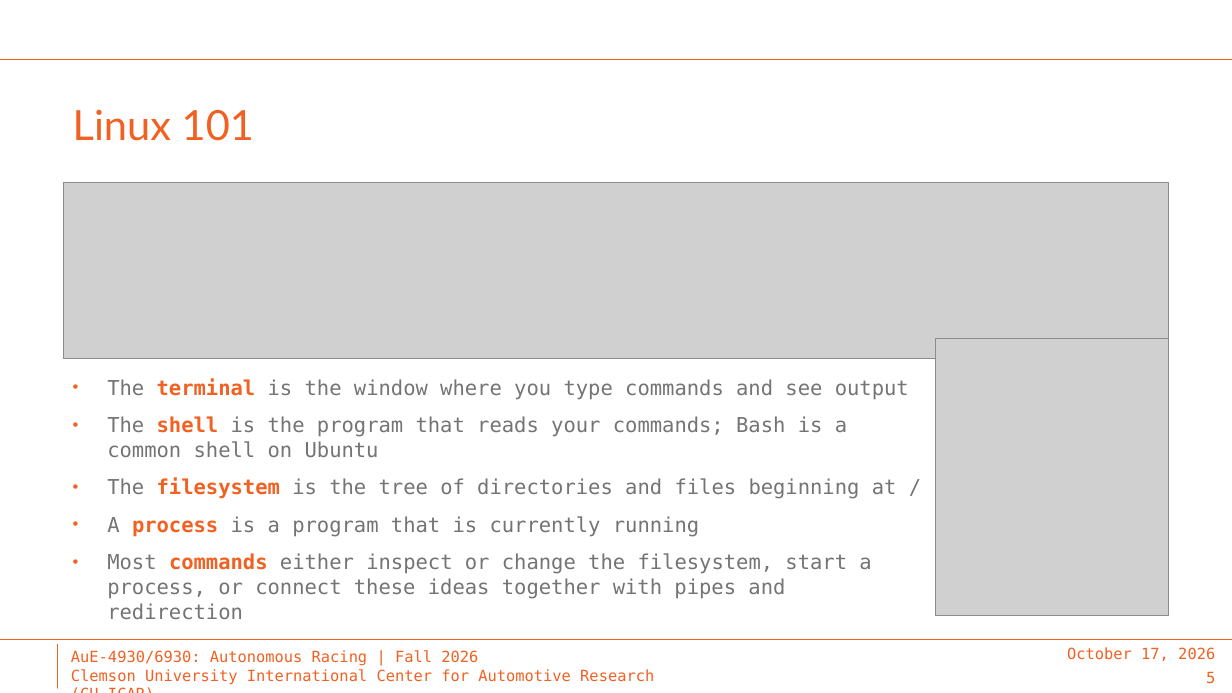
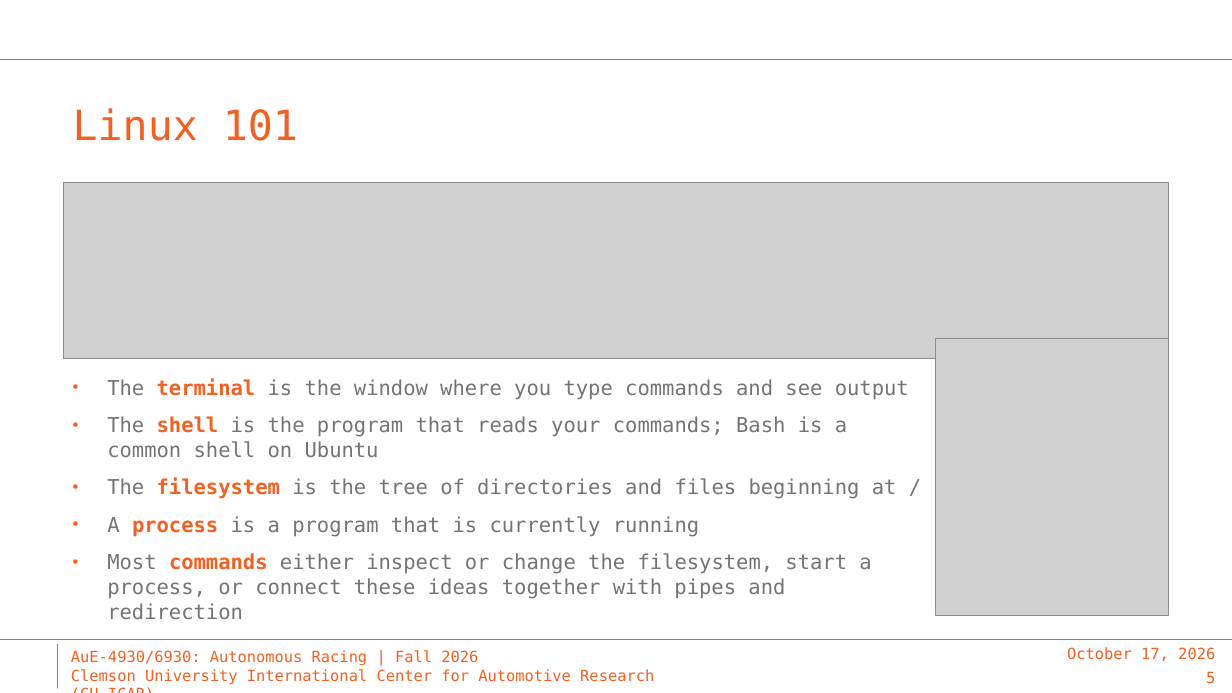
Before and after one commit to ARMLab-Courses/AuE-X930-Autonomous-Racing, a slide deck: slide 5 of LAB-01 Developer Onramp/Lab-01.pptx. Drawn at 1232x693 pixels with LibreOffice and Linux fonts; fonts in the diff are those of the drawing; grey boxes stand for pictures; background and template pictures are left out. Boxes give left, top, right and bottom in pixels: in the first picture for what was removed or moved away, otherwise in the second. Text is boxed around its words. In the diff, an @@ line names an element or a change of style, - is before the commit and + after.

```diff
--- a/LAB-01 Developer Onramp/Lab-01.pptx
+++ b/LAB-01 Developer Onramp/Lab-01.pptx
@@ title "Linux 101" at (73, 108, 298, 141): font Lato to DejaVu Sans Mono @@
```
Also in this commit, not shown: 5 other slides changed.
